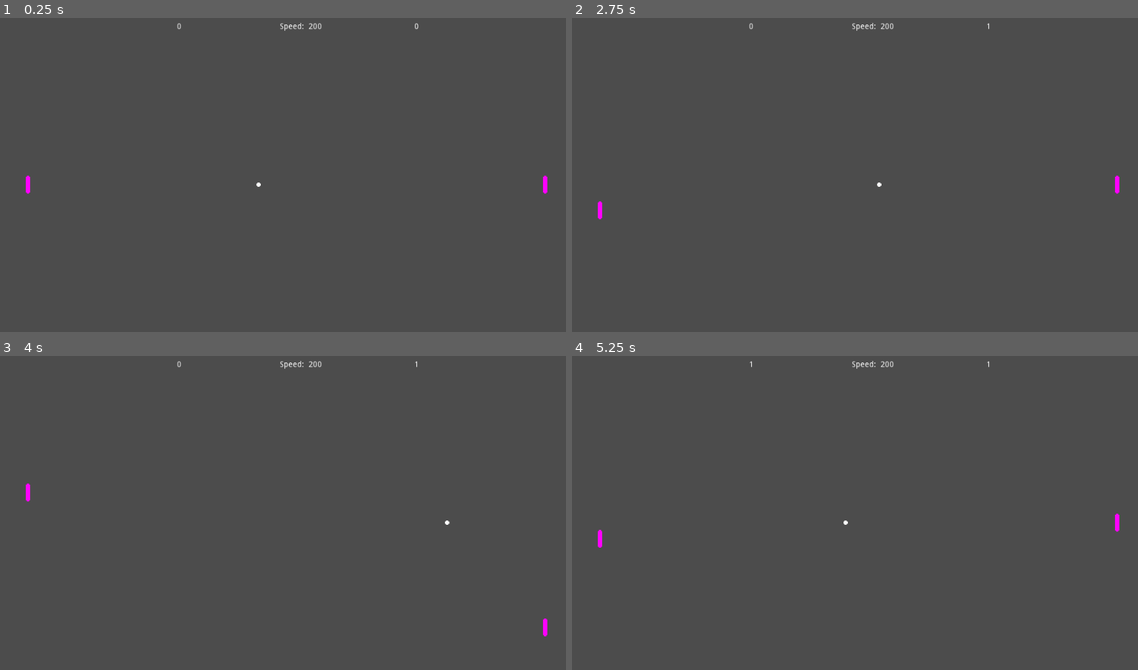
Above: before the commit, frames 1-4 (two rows, left to right).
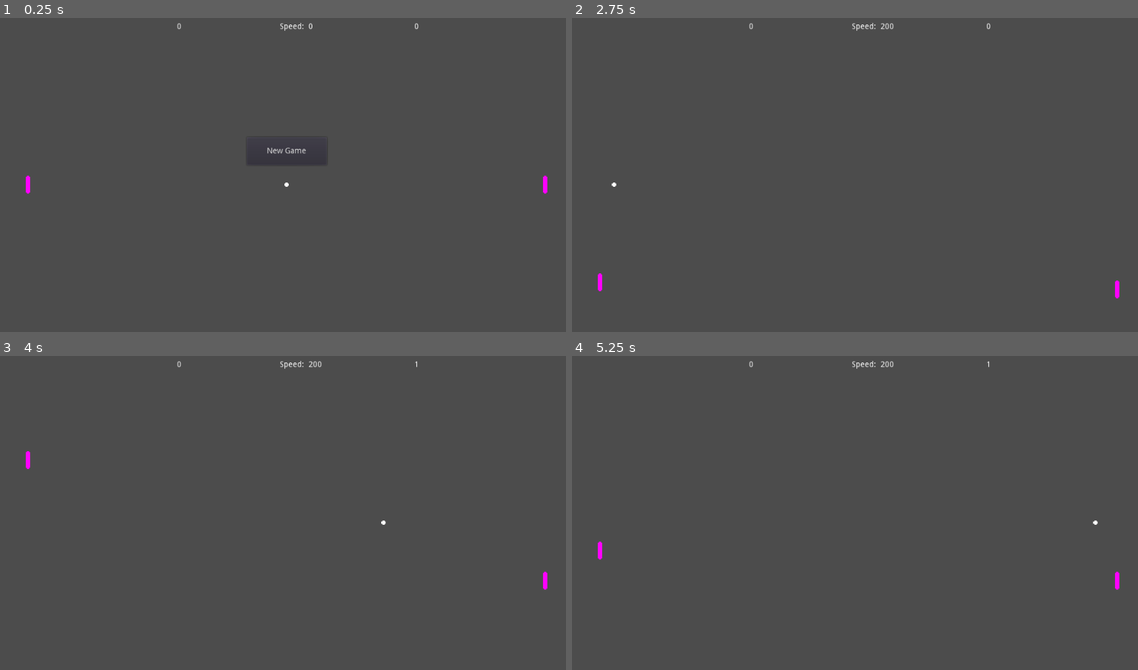
Above: after the commit, the same moments.

Repository: bitwes/GutTutorials
Game: Godot game, scene res://scenes/Game.tscn
The game is run twice, just before and just after one commit, with the same random seed, the same clock (stepped at 60 frames per second) and the same inputs.
Inputs (mouse positions are in pixels of both pictures, inside the frame that each line leads up to):
- Up to frame 1 (0.25 s): no input
- Up to frame 2 (2.75 s): click (860, 149) at 0.5 s, where only the run after the commit has a clickable "New Game"; hold Down (right_down) 1.28-2.03 s; hold Z (left_down) from 2.03 s (still down)
- Up to frame 3 (4 s): release Z (left_down) at 2.78 s; hold Down (right_down) 2.78-3.53 s; hold A (left_up) from 3.53 s (still down)
- Up to frame 4 (5.25 s): release A (left_up) at 4.28 s; hold Z (left_down) from 4.28 s (still down)

The runs differ from the first frame. In frame 1, 0.1% of the frame differs, in the area x 44-57%, y 1-54%; in frame 2, 0.2%, in the area x 4-97%, y 1-90%; in frame 3, 0.2%; in frame 4, 0.2%.

Commit message:
end game and new game

Diff:
--- a/Pong/game/scenes/Game.tscn
+++ b/Pong/game/scenes/Game.tscn
@@ -112,6 +112,34 @@
 max_lines_visible = -1
 _sections_unfolded = [ "Rect" ]
 
+[node name="NewGame" type="Button" parent="." index="10"]
+
+visible = false
+anchor_left = 0.0
+anchor_top = 0.0
+anchor_right = 0.0
+anchor_bottom = 0.0
+margin_left = 441.0
+margin_top = 215.0
+margin_right = 584.0
+margin_bottom = 265.0
+rect_pivot_offset = Vector2( 0, 0 )
+rect_clip_content = false
+focus_mode = 2
+mouse_filter = 0
+mouse_default_cursor_shape = 0
+size_flags_horizontal = 1
+size_flags_vertical = 1
+toggle_mode = false
+enabled_focus_mode = 2
+shortcut = null
+group = null
+text = "New Game"
+flat = false
+align = 1
+
 [connection signal="score" from="ScoreBoxLeft" to="." method="_on_ScoreBoxLeft_score"]
 
 [connection signal="score" from="ScoreBoxRight" to="." method="_on_ScoreBoxRight_score"]
+
+[connection signal="pressed" from="NewGame" to="." method="_on_NewGame_pressed"]
--- a/Pong/game/scripts/game.gd
+++ b/Pong/game/scripts/game.gd
@@ -1,4 +1,6 @@
 extends Node2D
+
+const WIN_SCORE = 5
 
 onready var _orig_position = $Ball.get_position()
 onready var _p1_default_pos = $LeftPaddle.get_position()
@@ -17,6 +19,8 @@
 	_players.p2.paddle.set_min_y(60)
 	_players.p2.paddle.set_max_y(540)
 	_players.p2.paddle.set_speed(250)
+
+	_end_game()
 
 
 func _process(delta):
@@ -38,15 +42,26 @@
 	_players.p2.paddle.set_position(_p2_default_pos)
 	_players.p1.paddle.set_position(_p1_default_pos)
 
+func _end_game():
+	$Ball.set_speed(0)
+	$NewGame.visible = true
+
+func _set_score(player, score):
+	player.value = score
+	if(player.value >= WIN_SCORE):
+		player.value = WIN_SCORE
+
+	player.label.set_text(str(player.value))
 
 func _score(player):
-	player.value += 1
-	if(player.value > 5):
-		player.value = 5
-	player.label.set_text(str(player.value))
 	_reset_positions()
 	if(player == _players.p2):
 		$Ball.set_direction(Vector2(1, 0))
+
+	_set_score(player, player.value + 1)
+
+	if(player.value == WIN_SCORE):
+		_end_game()
 
 func get_p1_score():
 	return _players.p1.value
@@ -68,3 +83,13 @@
 
 func get_p2_paddle():
 	return _players.p2.paddle
+
+func new_game():
+	_set_score(_players.p1, 0)
+	_set_score(_players.p2, 0)
+	_reset_positions()
+	$NewGame.visible = false
+
+
+func _on_NewGame_pressed():
+	new_game()
--- a/Pong/game/test/unit/test_game.gd
+++ b/Pong/game/test/unit/test_game.gd
@@ -88,3 +88,30 @@
 
 	assert_eq(_game.get_p1_paddle().get_position(), orig_p1_pos, 'p1 paddle')
 	assert_eq(_game.get_p2_paddle().get_position(), orig_p2_pos, 'p2 paddle')
+
+func test_when_game_end_ball_stops():
+	for i in range(5):
+		_p1_score()
+	assert_eq(_game.get_ball().get_speed(), 0)
+
+func test_new_game_button_appears():
+	for i in range(5):
+		_p2_score()
+	assert_true(_game.get_node("NewGame").visible)
+
+func test_new_game_score_resets():
+	for i in range(3):
+		_p1_score()
+	for i in range(5):
+		_p2_score()
+	_game.new_game()
+	assert_eq(_game.get_p1_score(), 0, 'p1 score')
+	assert_eq(_game.get_p2_score(), 0, 'p2 score')
+	assert_eq(_game.get_node('P1Score').get_text(), '0', 'p1 label')
+	assert_eq(_game.get_node('P2Score').get_text(), '0', 'p2 label')
+
+func test_new_game_sets_ball_speed():
+	for i in range(5):
+		_p1_score()
+	_game.new_game()
+	assert_ne(_game.get_ball().get_speed(), 0)
